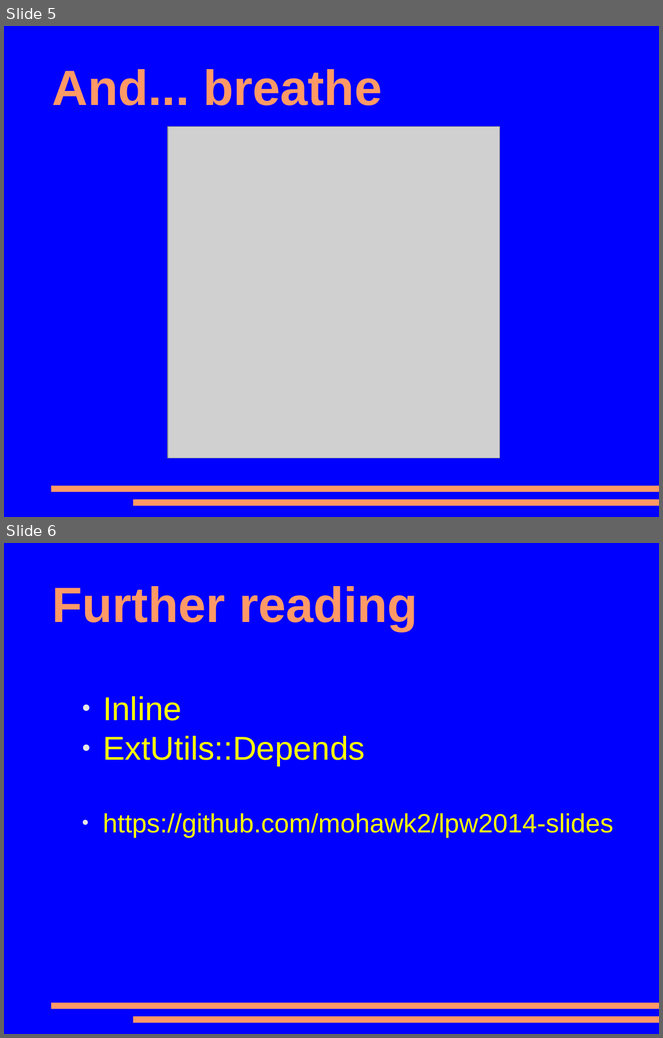
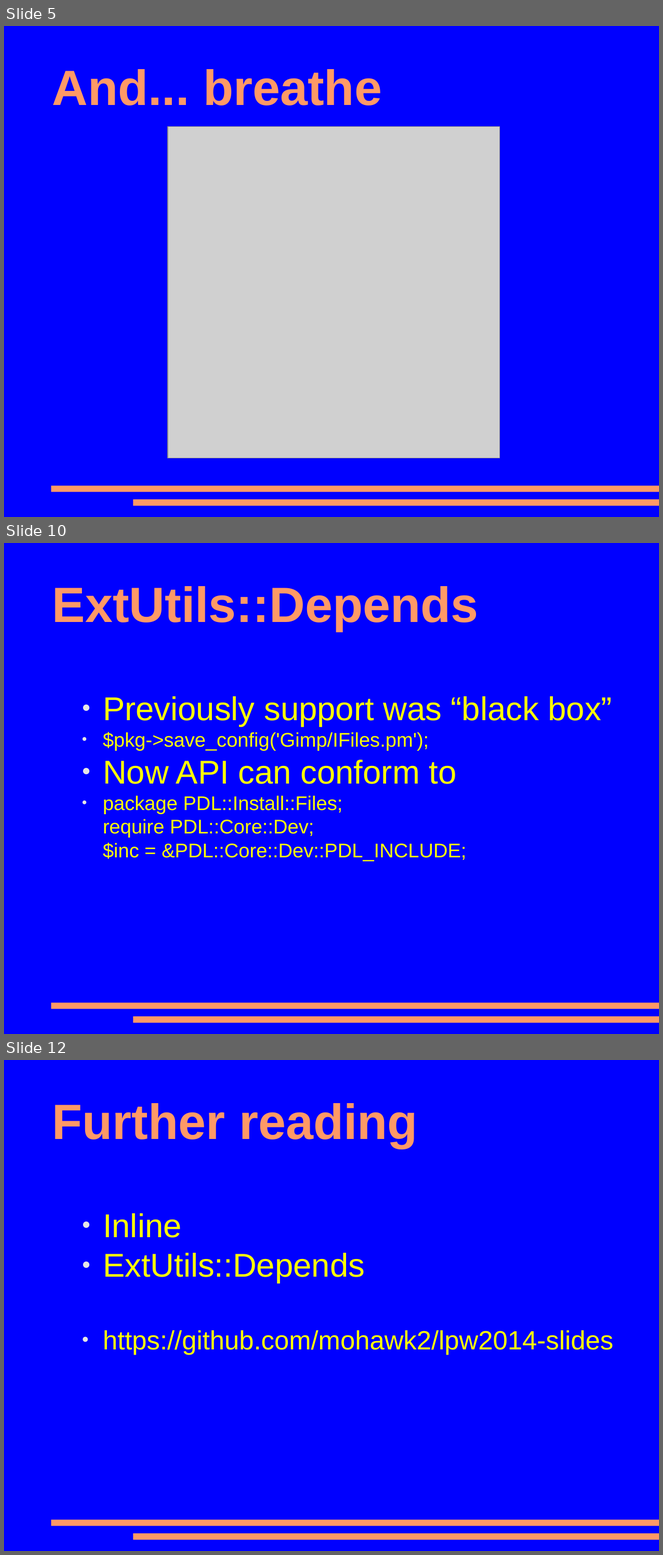
Before and after one commit to mohawk2/presentations, a slide deck: lpw2014-closinggaps.odp. Shown one above the other, each under a label of ours: slides 5 and 6 before the commit, slides 5, 10 and 12 after it; the slides between them are not shown. The pictures are 663x1038 and 663x1555 pixels, drawn with LibreOffice and Linux fonts; fonts in the diff are those of the drawing; grey boxes stand for pictures. Boxes give left, top, right and bottom in pixels: in the first picture for what was removed or moved away, otherwise in the second. Text is boxed around its words. In the diff, an @@ line names an element or a change of style, - is before the commit and + after.

```diff
--- a/lpw2014-closinggaps.odp
+++ b/lpw2014-closinggaps.odp
@@ slide 10 added at [4, 543, 659, 1034], background #0000FF; not listed: 2 template elements that a slide beside it also shows @@
@@ title added at [52, 586, 479, 631], 60 pt, text #FF9966, bold @@
+ExtUtils::Depends
@@ text added at [103, 696, 612, 862], 24 pt, text #FFFF00 @@
+● Previously support was “black box”
+● $pkg->save_config('Gimp/IFiles.pm');
+● Now API can conform to
+● package PDL::Install::Files;
+require PDL::Core::Dev;
+$inc = &PDL::Core::Dev::PDL_INCLUDE;
@@ what was slide 6 is now slide 12 @@
```
Also in this commit, not shown: 5 other slides added.
